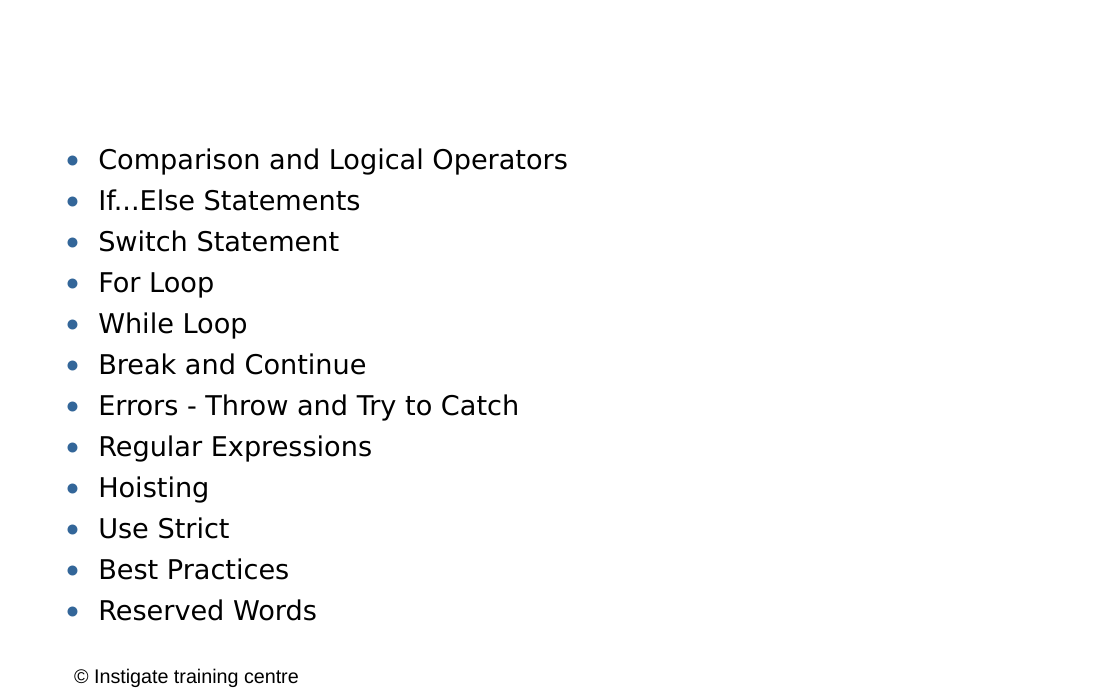
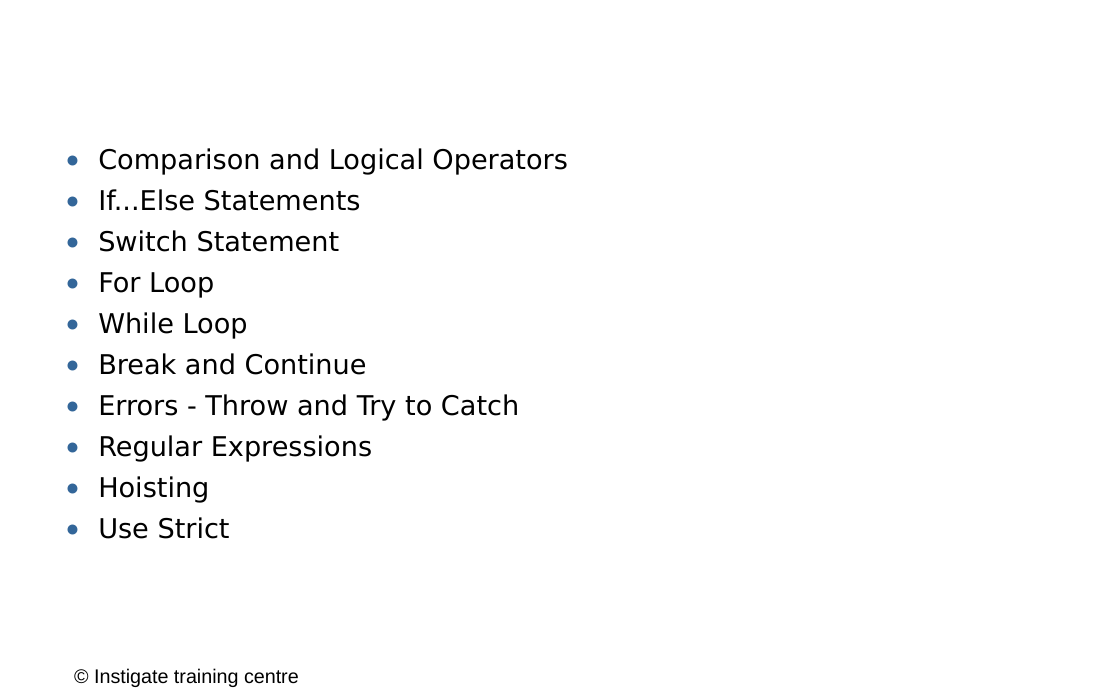
Before and after one commit to ITC-Vanadzor/ITC-7, a slide deck: slide 2 of Presentations/Javascript/3_control_constructs.odp. Drawn at 1120x700 pixels with LibreOffice and Linux fonts; fonts in the diff are those of the drawing; background and template pictures are left out. Boxes give left, top, right and bottom in pixels: in the first picture for what was removed or moved away, otherwise in the second. Text is boxed around its words. In the diff, an @@ line names an element or a change of style, - is before the commit and + after.

```diff
--- a/Presentations/Javascript/3_control_constructs.odp
+++ b/Presentations/Javascript/3_control_constructs.odp
@@ text at box(98, 558, 317, 621): paragraphs removed @@
-● Best Practices
-● Reserved Words
```
Also in this commit, not shown: 9 other slides changed, 2 slides removed, 1 other file.
